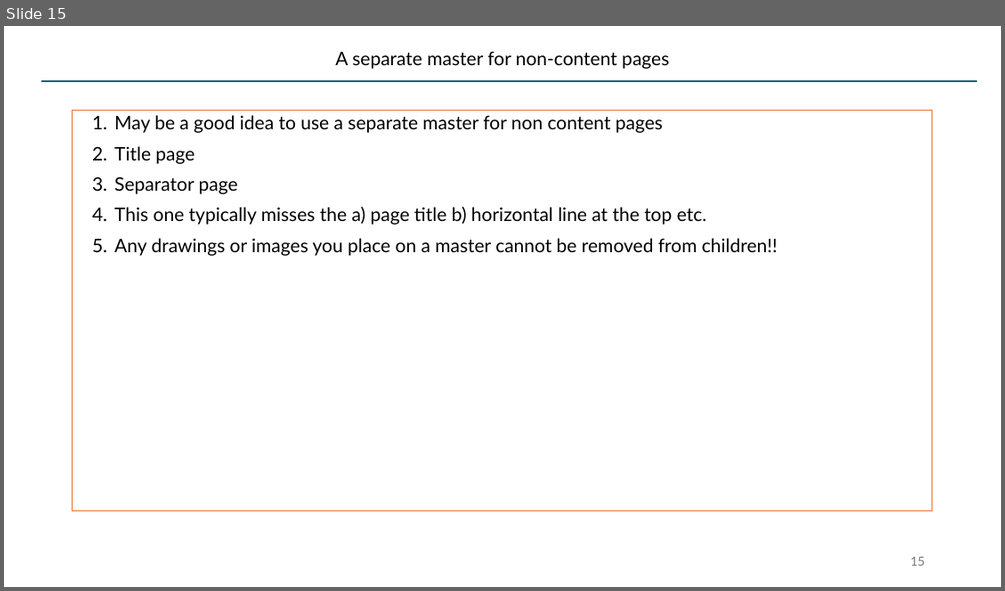
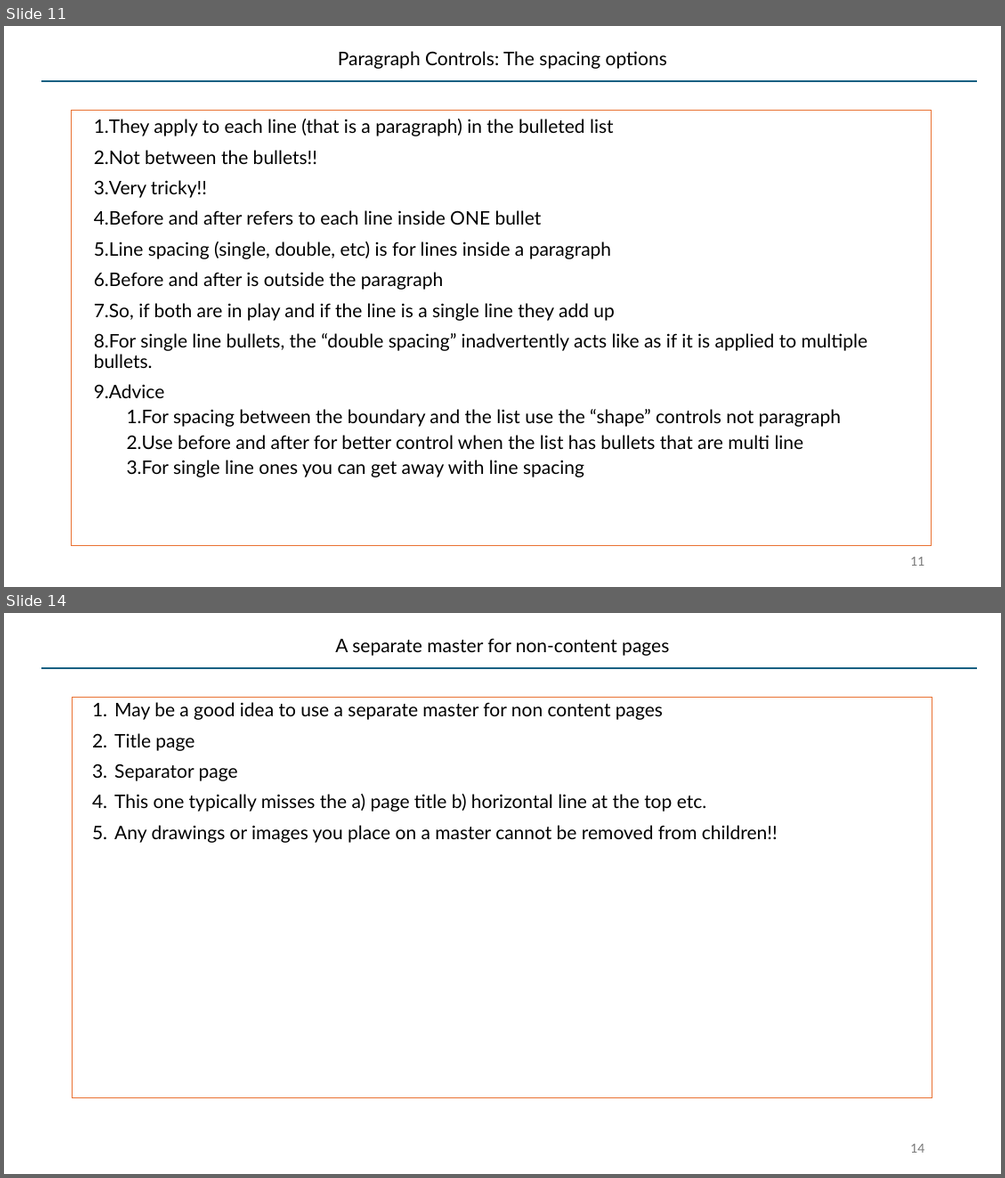
Before and after one commit to SatyaKomatineni/articles-repo, a slide deck: architecture/styling-lists-in-powerpoint.pptx. Shown one above the other, each under a label of ours: slide 15 before the commit, slides 11 and 14 after it; the slides between them are not shown. The pictures are 1005x591 and 1005x1178 pixels, drawn with LibreOffice and Linux fonts; fonts in the diff are those of the drawing. Boxes give left, top, right and bottom in pixels: in the first picture for what was removed or moved away, otherwise in the second. Text is boxed around its words. In the diff, an @@ line names an element or a change of style, - is before the commit and + after.

```diff
--- a/architecture/styling-lists-in-powerpoint.pptx
+++ b/architecture/styling-lists-in-powerpoint.pptx
@@ slide 11 added at (4,26,1001,587), background #FFFFFF; not listed: 1 template element that a slide beside it also shows @@
@@ title added at (338,51,667,69), 18 pt, text #000000 @@
+Paragraph Controls: The spacing options
@@ text added at (72,110,931,546), outline #E97132 0.75 pt, 18 pt, text #000000 @@
+1. They apply to each line (that is a paragraph) in the bulleted list
+2. Not between the bullets!!
+3. Very tricky!!
+4. Before and after refers to each line inside ONE bullet
+5. Line spacing (single, double, etc) is for lines inside a paragraph
+6. Before and after is outside the paragraph
+7. So, if both are in play and if the line is a single line they add up
+8. For single line bullets, the “double spacing” inadvertently acts like as if it is applied to multiple bullets.
+9. Advice
+  1. For spacing between the boundary and the list use the “shape” controls not paragraph
+  2. Use before and after for better control when the list has bullets that are multi line
+  3. For single line ones you can get away with line spacing
@@ page number added at (910,556,924,565), 12 pt, text #797979 @@
+11
@@ what was slide 15 is now slide 14 @@
@@ page number at (910,1143,924,1152): text changed @@
-15
+14
```
Also in this commit, not shown: 8 slides changed, 6 other slides added.
